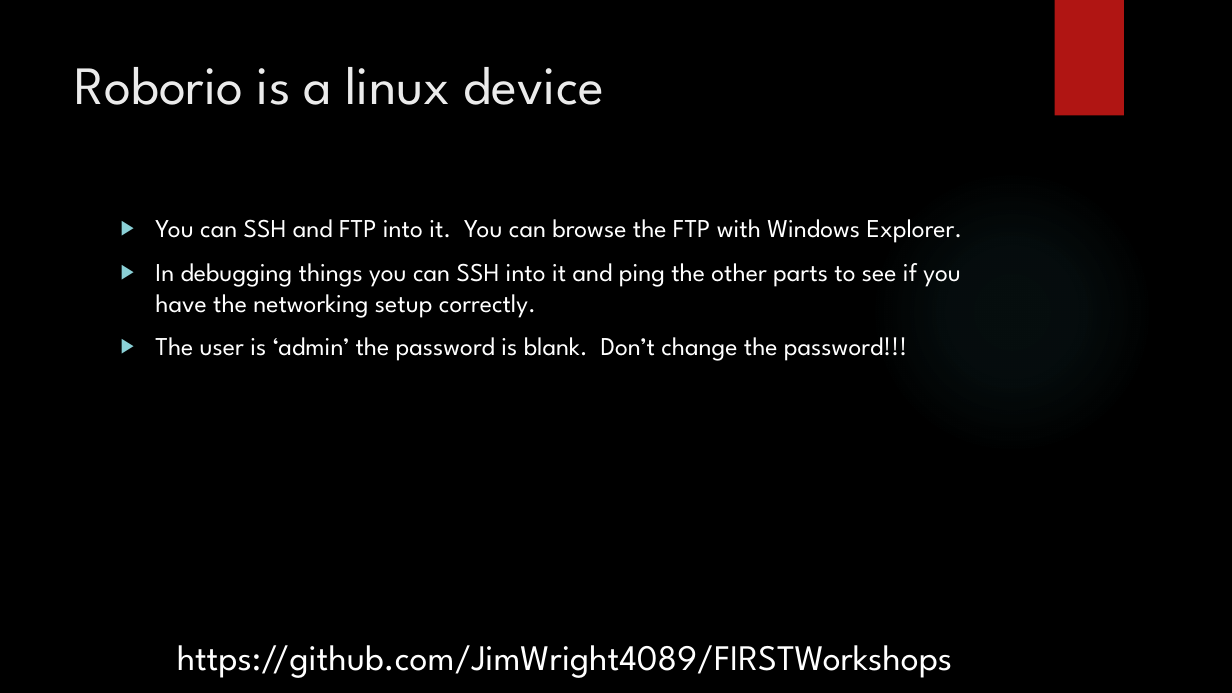
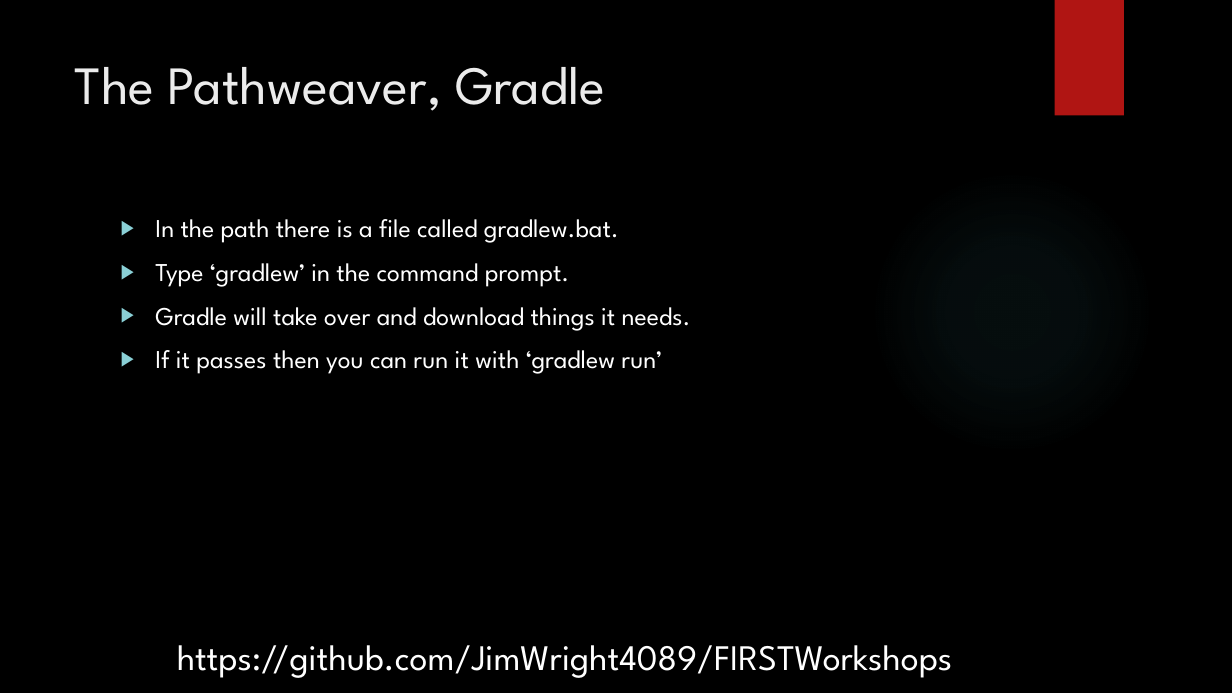
Before and after one commit to JimWright4089/FIRSTWorkshops, a slide deck: slide 6 of FRC/2019/Pathfinding/Pathfinding.pptx (slide 9 before the commit). Drawn at 1232x693 pixels with LibreOffice and Linux fonts; fonts in the diff are those of the drawing; background and template pictures are left out. Boxes give left, top, right and bottom in pixels: in the first picture for what was removed or moved away, otherwise in the second. Text is boxed around its words. In the diff, an @@ line names an element or a change of style, - is before the commit and + after.

```diff
--- a/FRC/2019/Pathfinding/Pathfinding.pptx
+++ b/FRC/2019/Pathfinding/Pathfinding.pptx
@@ title at bbox=[75, 67, 605, 111]: text changed @@
-Roborio is a linux device
+The Pathweaver, Gradle
@@ text at bbox=[155, 219, 691, 374]: text changed @@
-▶ You can SSH and FTP into it. You can browse the FTP with Windows Explorer.
-▶ In debugging things you can SSH into it and ping the other parts to see if you have the networking setup correctly.
-▶ The user is ‘admin’ the password is blank. Don’t change the password!!!
+▶ In the path there is a file called gradlew.bat.
+▶ Type ‘gradlew’ in the command prompt.
+▶ Gradle will take over and download things it needs.
+▶ If it passes then you can run it with ‘gradlew run’
```
Also in this commit, not shown: 10 other slides changed, 13 slides added, 9 slides removed.
